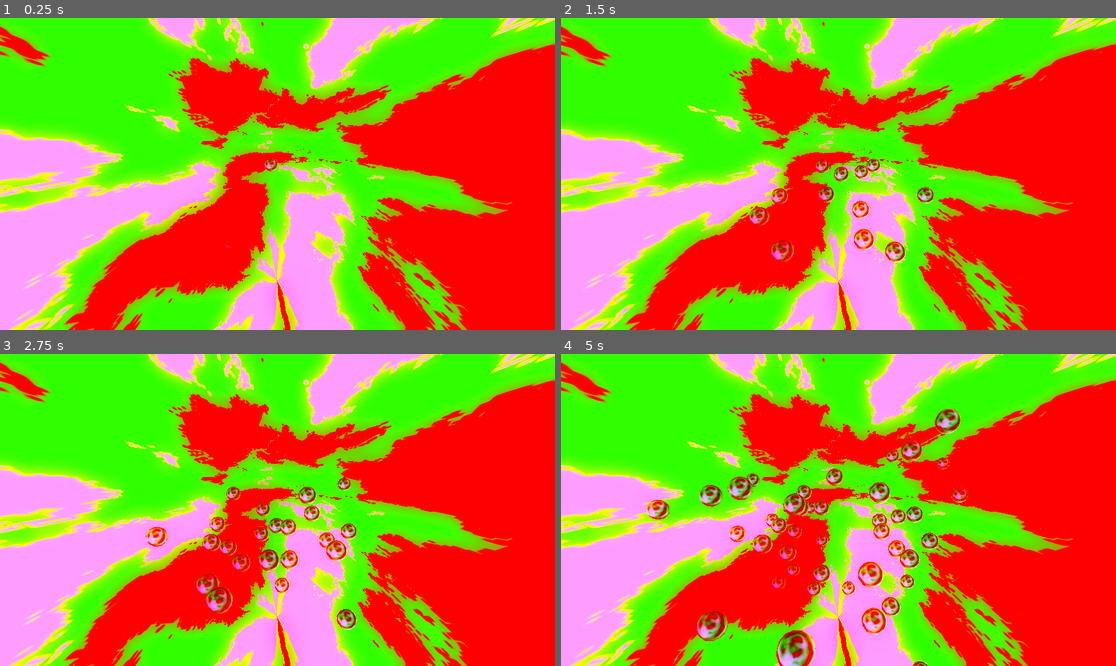
Above: before the commit, frames 1-4 (two rows, left to right).
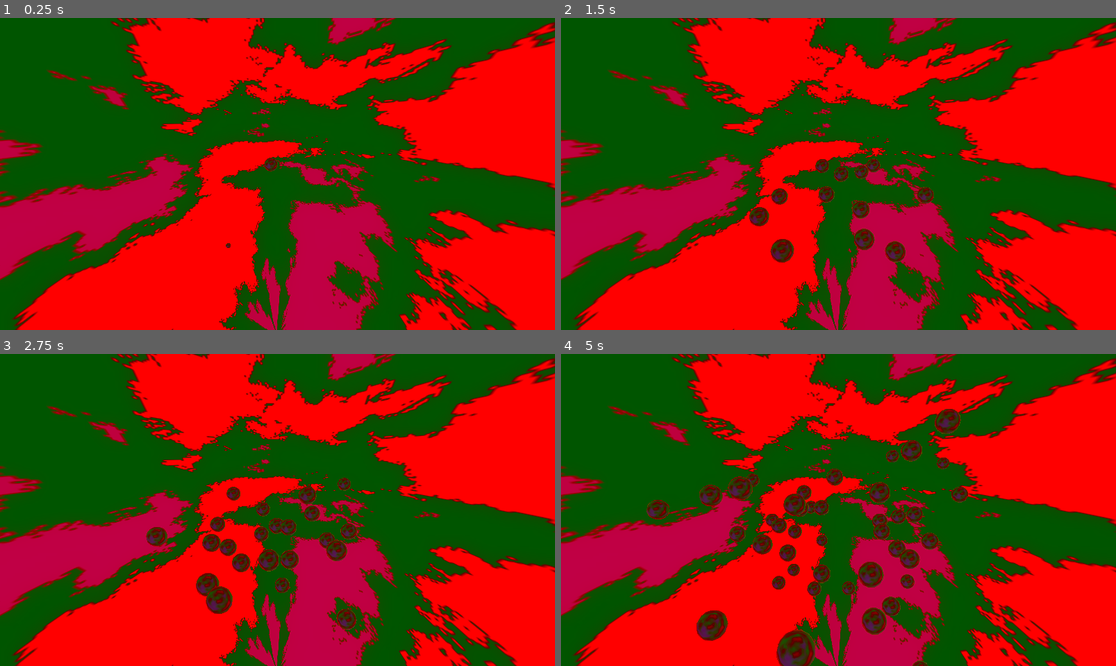
Above: after the commit, the same moments.

Repository: faustinew/kismyder
Game: Godot game, scene res://world.tscn
Same seed, same stepped clock (60 frames per second), same inputs: the game is played once before the commit and once after it.
Inputs:
- Up to frame 1 (0.25 s): no input
- Up to frame 2 (1.5 s): no input
- Up to frame 3 (2.75 s): no input
- Up to frame 4 (5 s): no input

The runs differ from the first frame. In frame 1, 77% of the frame differs, in the area x 0-100%, y 0-100%; in frame 2, 77%; in frame 3, 78%; in frame 4, 78%.

Commit message:
le corps est avec nous

Diff:
--- a/world.tscn
+++ b/world.tscn
@@ -27,19 +27,23 @@
 
 [sub_resource type="Environment" id="Environment_3mijm"]
 background_mode = 2
-background_energy_multiplier = 1.76
 sky = SubResource("Sky_2r4og")
-sky_custom_fov = 136.8
+sky_custom_fov = 117.9
 ambient_light_source = 3
 reflected_light_source = 2
+tonemap_mode = 2
+tonemap_exposure = 1.67
+tonemap_white = 1.34
 glow_enabled = true
-glow_intensity = 0.97
+glow_intensity = 0.3
 glow_bloom = 0.33
-glow_hdr_scale = 2.93
-glow_hdr_luminance_cap = 41.64
+glow_hdr_threshold = 1.04
+glow_hdr_scale = 2.09
+glow_hdr_luminance_cap = 76.67
 adjustment_enabled = true
-adjustment_brightness = 0.66
-adjustment_contrast = 5.79
+adjustment_brightness = 0.49
+adjustment_contrast = 2.09
+adjustment_saturation = 2.01
 
 [node name="World" type="Node3D"]
 script = ExtResource("1_xndjs")
Not shown, added: stuff/corps.blend.import
Binary file added: stuff/costard.png
Not shown, added: stuff/costard.png.import
Not shown, added: stuff/kismylogo.blend.import
Binary file added: stuff/textupy.png
Not shown, added: stuff/textupy.png.import
Not shown, added: stuff/corps.blend
Not shown, added: stuff/corps.blend1
Not shown, added: stuff/kismylogo.blend
Not shown, added: stuff/kismylogo.blend1
